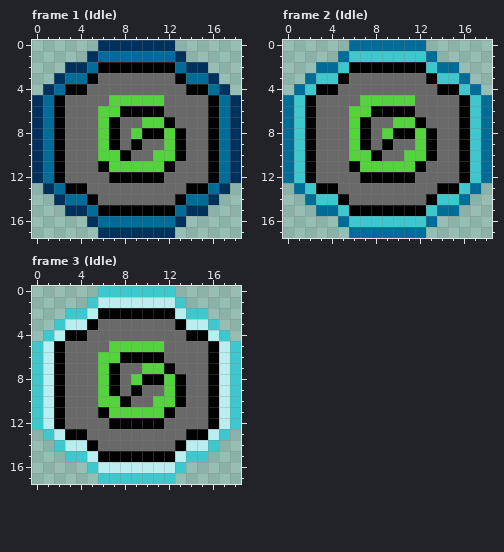
One commit to this pixel-art file: assets/god-mode.ase. The picture above was drawn from the file before the commit.
19x18 pixels, 4 frames. Shown: frame 1 (Idle), frame 2 (Idle), frame 3 (Idle). The commit also changed other frames, which this record leaves out.
After the commit:
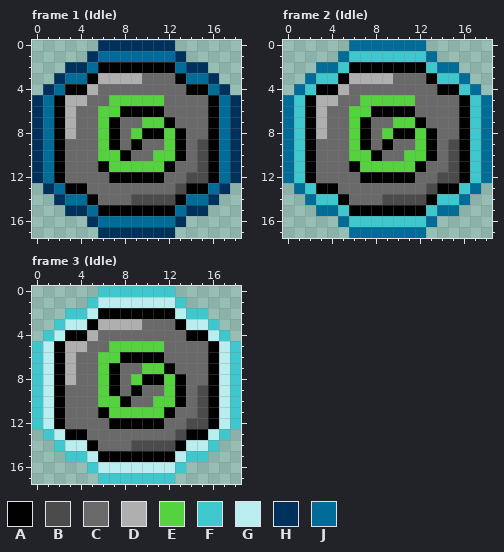
Palette (. is transparent): A #010101  B #4b4b4b  C #696969  D #afafaf  E #54d33e  F #3ec7cc  G #b9edf0  H #00315c  J #006c97
Log entry: [assets] shading on God Mode pickup
From old to new:
--- frame 1 (Idle), layer "Base"
@@ x 0..18 @@
  2 ...HHJAAAAAAAJHH...
- 3 ..HJJACCCCCCCAJJH..
- 4 .HJAACCCCCCCCCAAJH.
- 5 HJACCCCEEEEECCCCAJH
- 6 HJACCCEEAAAACCCCAJH
- 7 HJACCCEACCEEACCCAJH
- 8 HJACCCEACEAAEACCAJH
- 9 HJACCCEACACCEACCAJH
-10 HJACCCEEACCEEACCAJH
-11 HJACCCAEEEEEACCCAJH
-12 HJACCCCAAAAACCCCAJH
-13 .HJAACCCCCCCCCAAJH.
-14 ..HJJACCCCCCCAJJH..
+ 3 ..HJJADDDDCCCAJJH..
+ 4 .HJAADCCCCCCCCAAJH.
+ 5 HJADDCCEEEEECCCCAJH
+ 6 HJADCCEEAAAACCCCAJH
+ 7 HJADCCEACCEEACCCAJH
+ 8 HJADCCEACEAAEACCAJH
+ 9 HJACCCEACACCEACBAJH
+10 HJACCCEEACCEEACBAJH
+11 HJACCCAEEEEEACCBAJH
+12 HJACCCCAAAAACCBBAJH
+13 .HJAACCCCCCCCBAAJH.
+14 ..HJJACCCBBBBAJJH..
 15 ...HHJAAAAAAAJHH...
--- frame 2 (Idle), layer "Base"
@@ x 0..18 @@
  2 ...JJFAAAAAAAFJJ...
- 3 ..JFFACCCCCCCAFFJ..
- 4 .JFAACCCCCCCCCAAFJ.
- 5 JFACCCCEEEEECCCCAFJ
- 6 JFACCCEEAAAACCCCAFJ
- 7 JFACCCEACCEEACCCAFJ
- 8 JFACCCEACEAAEACCAFJ
- 9 JFACCCEACACCEACCAFJ
-10 JFACCCEEACCEEACCAFJ
-11 JFACCCAEEEEEACCCAFJ
-12 JFACCCCAAAAACCCCAFJ
-13 .JFAACCCCCCCCCAAFJ.
-14 ..JFFACCCCCCCAFFJ..
+ 3 ..JFFADDDDCCCAFFJ..
+ 4 .JFAADCCCCCCCCAAFJ.
+ 5 JFADDCCEEEEECCCCAFJ
+ 6 JFADCCEEAAAACCCCAFJ
+ 7 JFADCCEACCEEACCCAFJ
+ 8 JFADCCEACEAAEACCAFJ
+ 9 JFACCCEACACCEACBAFJ
+10 JFACCCEEACCEEACBAFJ
+11 JFACCCAEEEEEACCBAFJ
+12 JFACCCCAAAAACCBBAFJ
+13 .JFAACCCCCCCCBAAFJ.
+14 ..JFFACCCBBBBAFFJ..
 15 ...JJFAAAAAAAFJJ...
--- frame 3 (Idle), layer "Base"
@@ x 0..18 @@
  2 ...FFGAAAAAAAGFF...
- 3 ..FGGACCCCCCCAGGF..
- 4 .FGAACCCCCCCCCAAGF.
- 5 FGACCCCEEEEECCCCAGF
- 6 FGACCCEEAAAACCCCAGF
- 7 FGACCCEACCEEACCCAGF
- 8 FGACCCEACEAAEACCAGF
- 9 FGACCCEACACCEACCAGF
-10 FGACCCEEACCEEACCAGF
-11 FGACCCAEEEEEACCCAGF
-12 FGACCCCAAAAACCCCAGF
-13 .FGAACCCCCCCCCAAGF.
-14 ..FGGACCCCCCCAGGF..
+ 3 ..FGGADDDDCCCAGGF..
+ 4 .FGAADCCCCCCCCAAGF.
+ 5 FGADDCCEEEEECCCCAGF
+ 6 FGADCCEEAAAACCCCAGF
+ 7 FGADCCEACCEEACCCAGF
+ 8 FGADCCEACEAAEACCAGF
+ 9 FGACCCEACACCEACBAGF
+10 FGACCCEEACCEEACBAGF
+11 FGACCCAEEEEEACCBAGF
+12 FGACCCCAAAAACCBBAGF
+13 .FGAACCCCCCCCBAAGF.
+14 ..FGGACCCBBBBAGGF..
 15 ...FFGAAAAAAAGFF...
